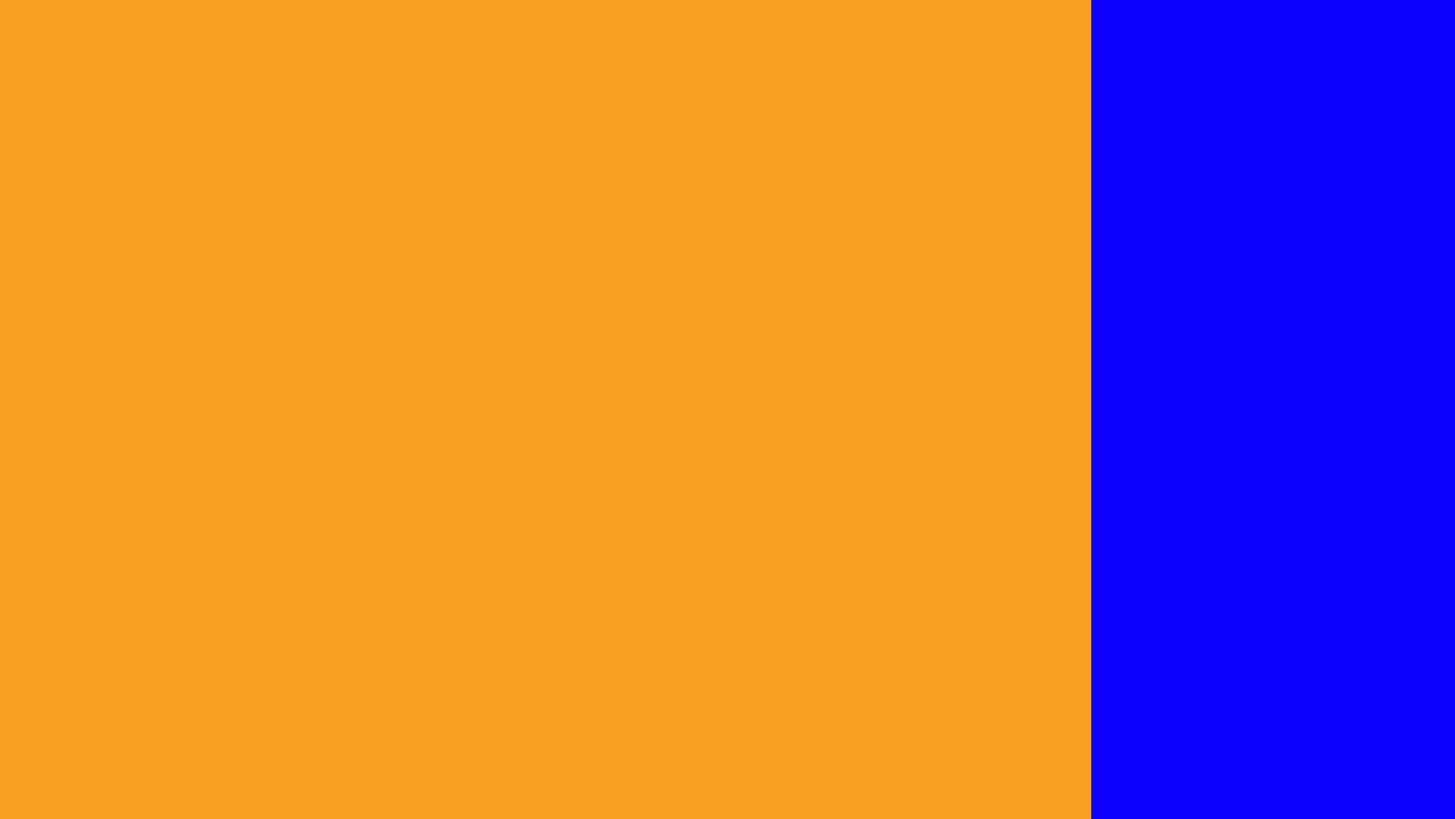
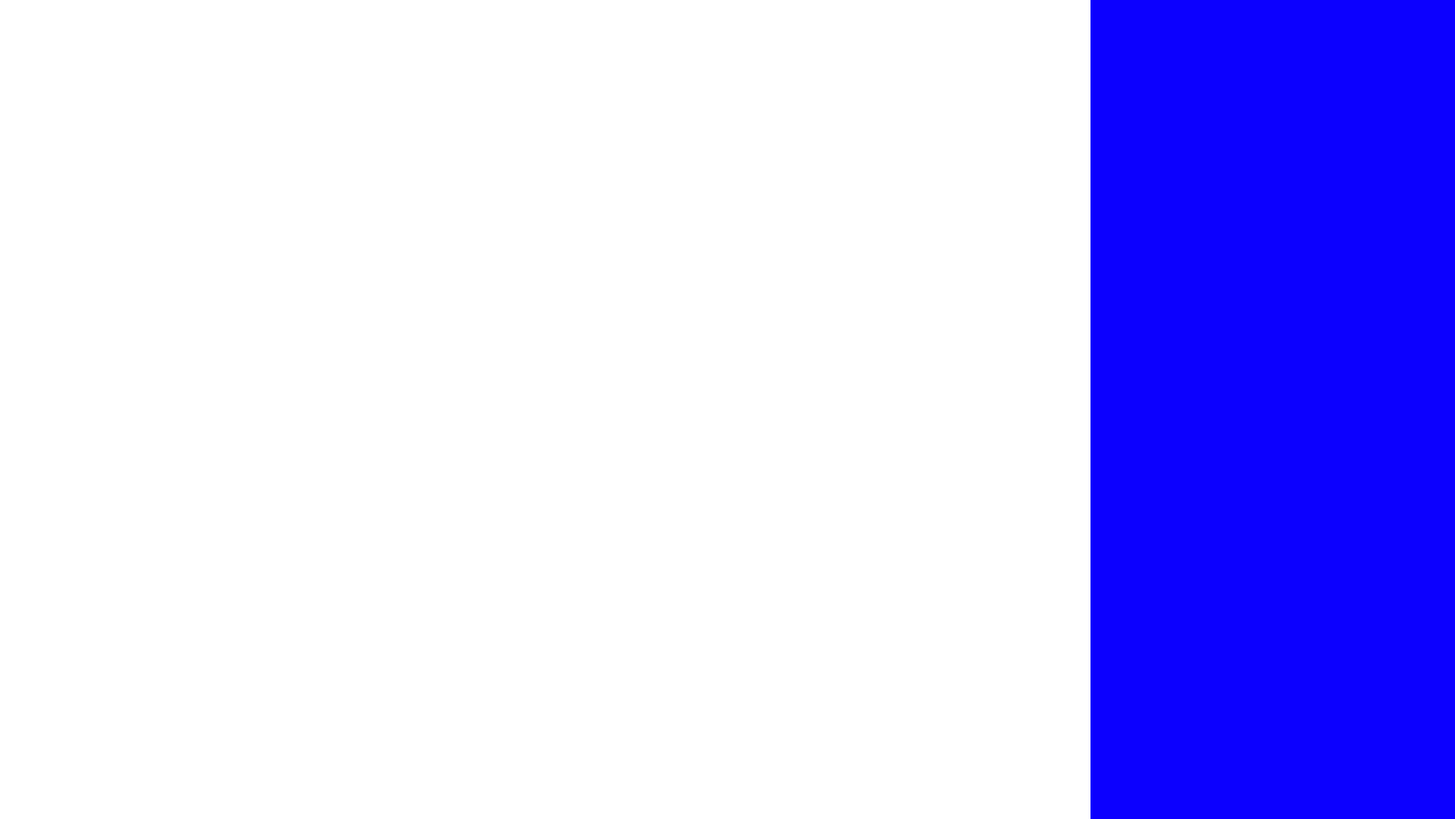
Layer changes from the first 1455px x 819px image to the second:
added layer "Layer 2" above "Layer 1" over [1090, 0, 1092, 819]
painted on "Layer 1" over [0, 0, 1092, 819]
